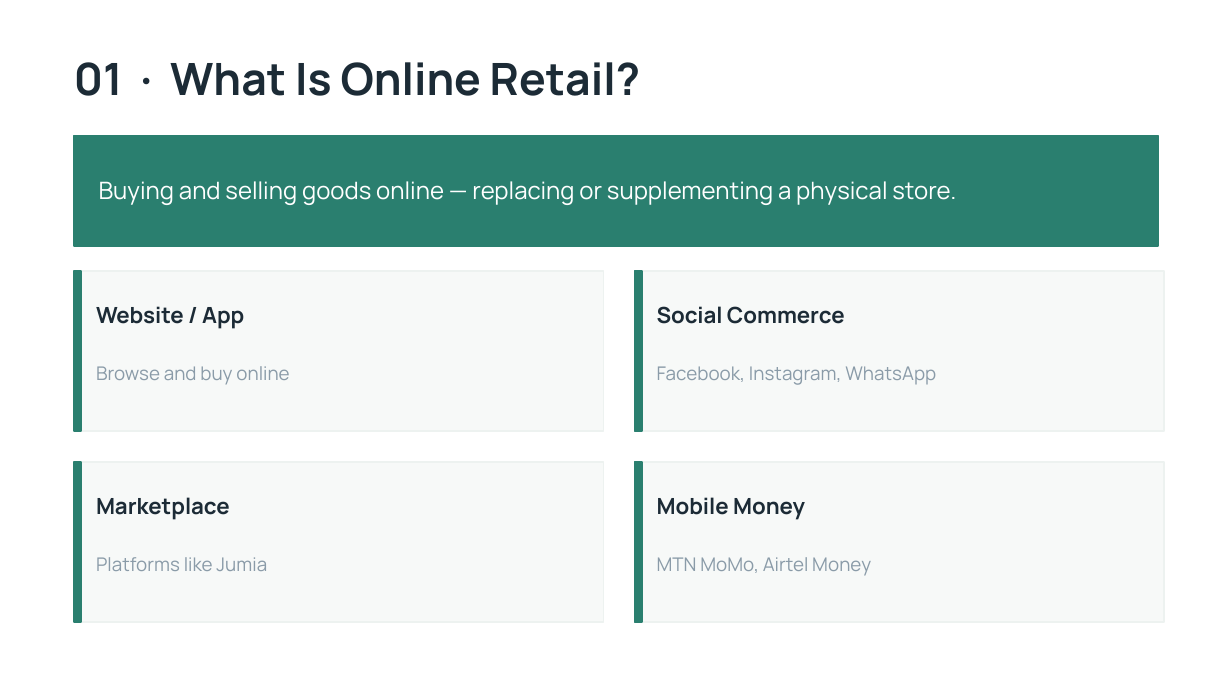
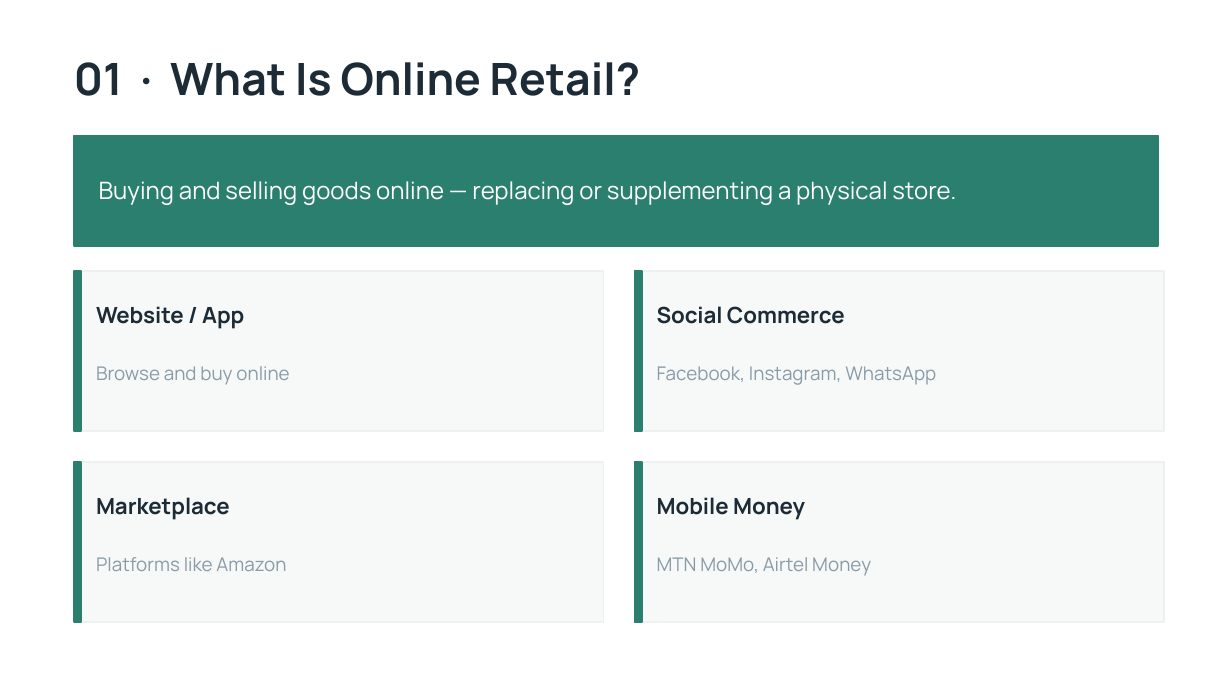
Before and after one commit to astrosanderson/Zambia-Online-Market-Analysis, a slide deck: slide 3 of zambia_retail_v2.pptx. Drawn at 1232x693 pixels with LibreOffice and Linux fonts; fonts in the diff are those of the drawing. Boxes give left, top, right and bottom in pixels: in the first picture for what was removed or moved away, otherwise in the second. Text is boxed around its words. In the diff, an @@ line names an element or a change of style, - is before the commit and + after.

```diff
--- a/zambia_retail_v2.pptx
+++ b/zambia_retail_v2.pptx
@@ text at bbox=[96, 557, 286, 571]: text changed @@
-Platforms like Jumia
+Platforms like Amazon
```
Also in this commit, not shown: 2 other slides changed.
